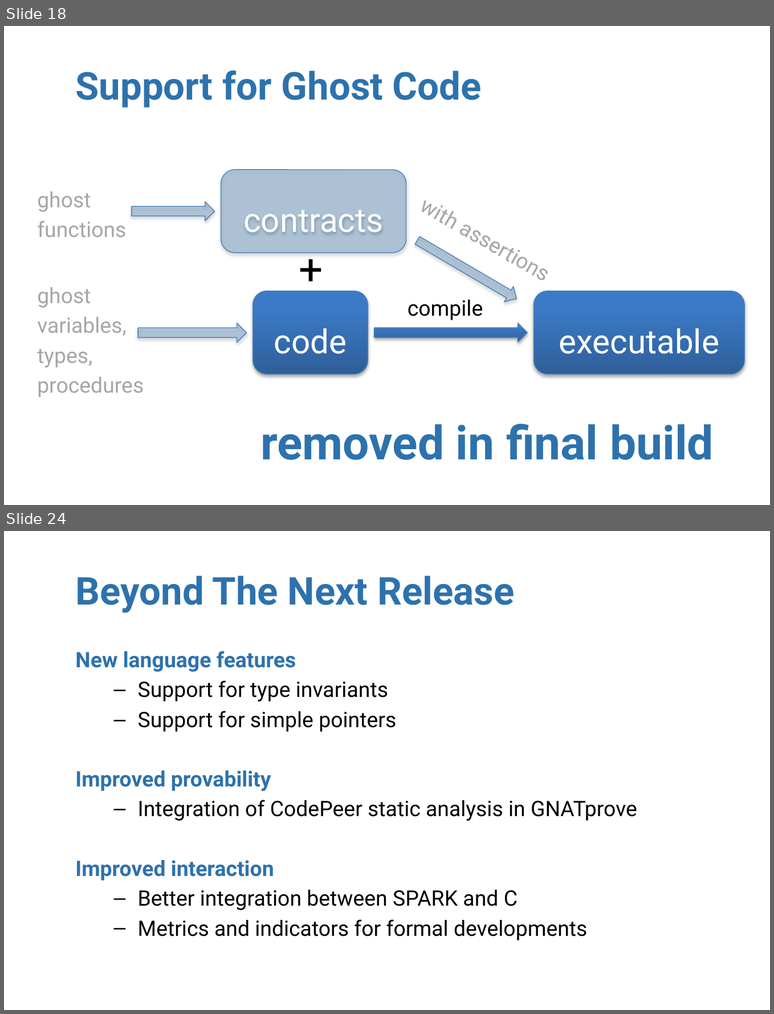
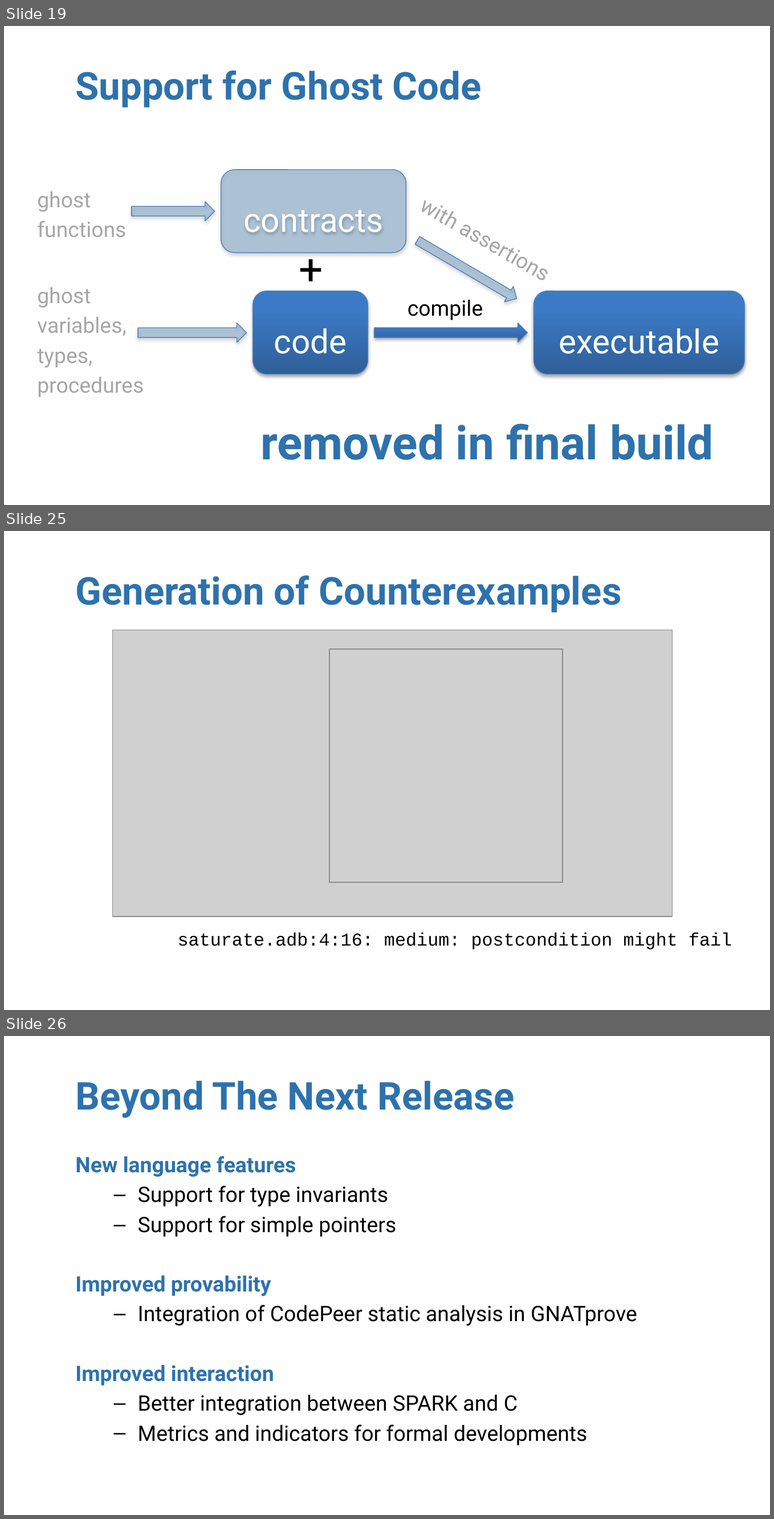
Before and after one commit to AdaCore/spark2014, a slide deck: slides/AdaCore_Tech_Days_2015/AdaCore Tech Days SPARK 2014.pptx. Shown one above the other, each under a label of ours: slides 18 and 24 before the commit, slides 19, 25 and 26 after it; the slides between them are not shown. The pictures are 774x1014 and 774x1519 pixels, drawn with LibreOffice and Linux fonts; fonts in the diff are those of the drawing; grey boxes stand for pictures; background and template pictures are left out. Boxes give left, top, right and bottom in pixels: in the first picture for what was removed or moved away, otherwise in the second. Text is boxed around its words. In the diff, an @@ line names an element or a change of style, - is before the commit and + after.

```diff
--- a/slides/AdaCore_Tech_Days_2015/AdaCore Tech Days SPARK 2014.pptx
+++ b/slides/AdaCore_Tech_Days_2015/AdaCore Tech Days SPARK 2014.pptx
@@ slide 25 added at (4, 531, 770, 1010), background #FFFFFF @@
@@ title added at (75, 575, 622, 613), 36 pt, text #2D72AD, bold @@
+Generation of Counterexamples
@@ picture added at (113, 630, 673, 916) @@
@@ picture added at (329, 649, 563, 882) @@
@@ text added at (178, 932, 732, 949), 17 pt, text #000000 @@
+saturate.adb:4:16: medium: postcondition might fail
@@ what was slide 18 is now slide 19 @@
@@ what was slide 24 is now slide 26 @@
```
Also in this commit, not shown: 7 slides changed, 1 other slide added.
